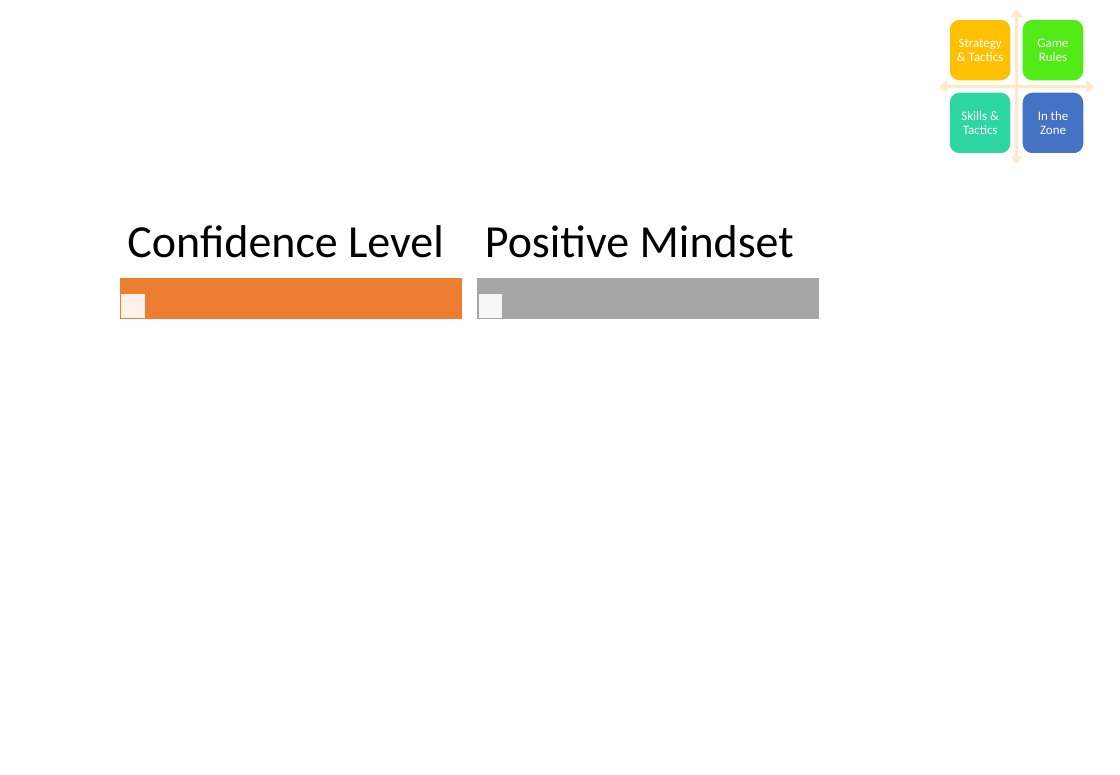
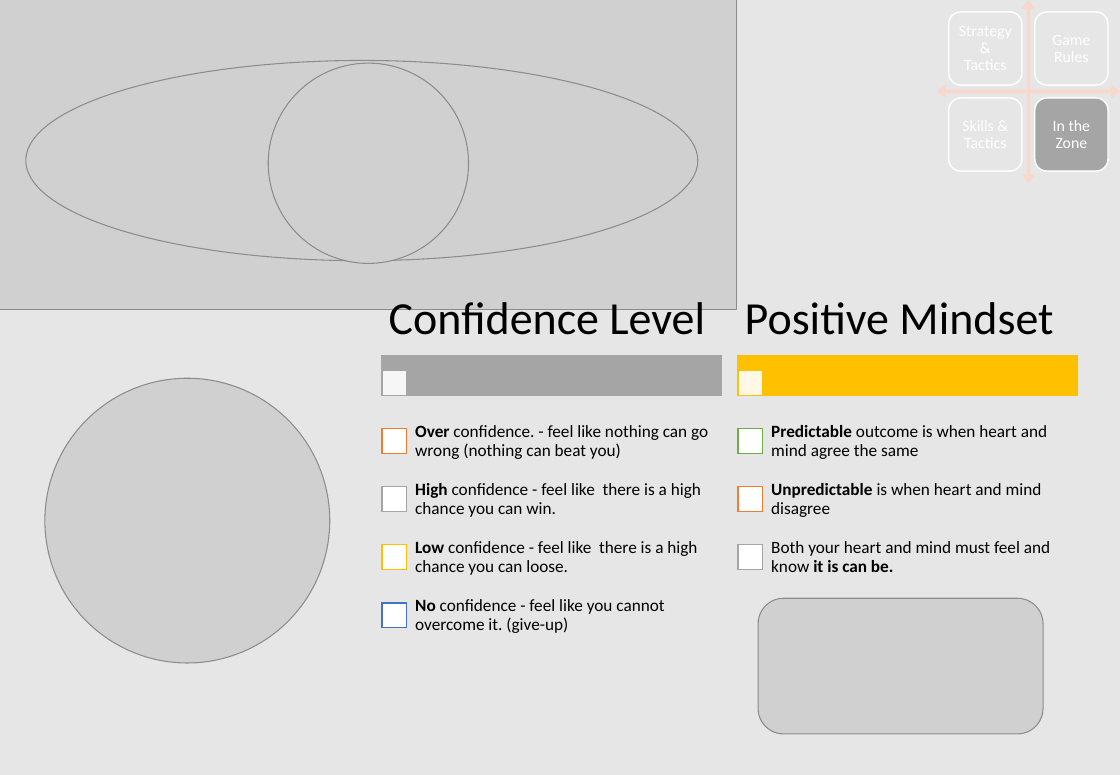
Before and after one commit to a-faros/base, a slide deck: slide 5 of MentalFitness/MentalFitness.pptx. Drawn at 1120x775 pixels with LibreOffice and Linux fonts; fonts in the diff are those of the drawing; grey boxes stand for pictures. Boxes give left, top, right and bottom in pixels: in the first picture for what was removed or moved away, otherwise in the second. Text is boxed around its words. In the diff, an @@ line names an element or a change of style, - is before the commit and + after.

```diff
--- a/MentalFitness/MentalFitness.pptx
+++ b/MentalFitness/MentalFitness.pptx
@@ background #FFFFFF to #E7E6E6 @@
@@ picture added at (0,0,737,310) @@
@@ quad arrow: place and size @@
-quad arrow at (939,9,1094,164)
+quad arrow at (937,0,1120,183)
@@ quad arrow at (937,0,1120,183): fill #FFE8CC to #F8D7CE @@
@@ rounded rectangle: place and size @@
-rounded rectangle at (949,20,1011,82)
+rounded rectangle at (949,12,1023,86)
@@ rounded rectangle at (949,12,1023,86): fill #FFC000 to #E7E6E6 @@
@@ rounded rectangle: place and size @@
-rounded rectangle at (1023,20,1085,82)
+rounded rectangle at (1035,12,1109,86)
@@ rounded rectangle at (1035,12,1109,86): fill #53EB17 to #E7E6E6 @@
@@ text removed at (959,38,1004,61) @@
-Strategy & Tactics
@@ text removed at (1037,38,1068,61) @@
-Game Rules
@@ picture added at (26,61,698,262) @@
@@ picture added at (268,63,468,264) @@
@@ rounded rectangle: place and size @@
-rounded rectangle at (949,92,1011,154)
+rounded rectangle at (949,98,1023,172)
@@ rounded rectangle at (949,98,1023,172): fill #2ED7A1 to #E7E6E6 @@
@@ text removed at (961,111,998,134) @@
-Skills & Tactics
@@ rounded rectangle: place and size @@
-rounded rectangle at (1023,92,1085,154)
+rounded rectangle at (1035,98,1109,172)
@@ rounded rectangle at (1035,98,1109,172): fill #4472C4 to #A5A5A5 @@
@@ text "In the Zone": place and size @@
-text "In the Zone" at (1038,111,1069,134)
+text "In the Zone" at (1053,120,1090,148)
@@ text "In the Zone" at (1053,120,1090,148): size 9 to 11 pt @@
@@ rectangle removed at (121,279,461,320) @@
@@ rectangle removed at (121,294,146,319) @@
@@ text "Confidence Level": place and size @@
-text "Confidence Level" at (127,225,444,258)
+text "Confidence Level" at (389,302,705,335)
@@ text "Positive Mindset": place and size @@
-text "Positive Mindset" at (485,225,794,258)
+text "Positive Mindset" at (745,302,1053,335)
@@ rectangle: place and size @@
-rectangle at (478,279,818,320)
+rectangle at (382,356,721,396)
@@ picture added at (44,379,330,664) @@
@@ rectangle: place and size @@
-rectangle at (478,294,503,319)
+rectangle at (382,371,406,396)
@@ group added at (382,356,1078,633): 9 rectangles, 7 texts @@
+Over confidence. - feel like nothing can go wrong (nothing can beat you)
+High confidence - feel like there is a high chance you can win.
+Low confidence - feel like there is a high chance you can loose.
+No confidence - feel like you cannot overcome it. (give-up)
+Predictable outcome is when heart and mind agree the same
+Unpredictable is when heart and mind disagree
+Both your heart and mind must feel and know it is can be.
@@ picture added at (758,599,1043,734) @@
```
Also in this commit, not shown: 6 other slides changed, 1 slide added, 2 other files.
